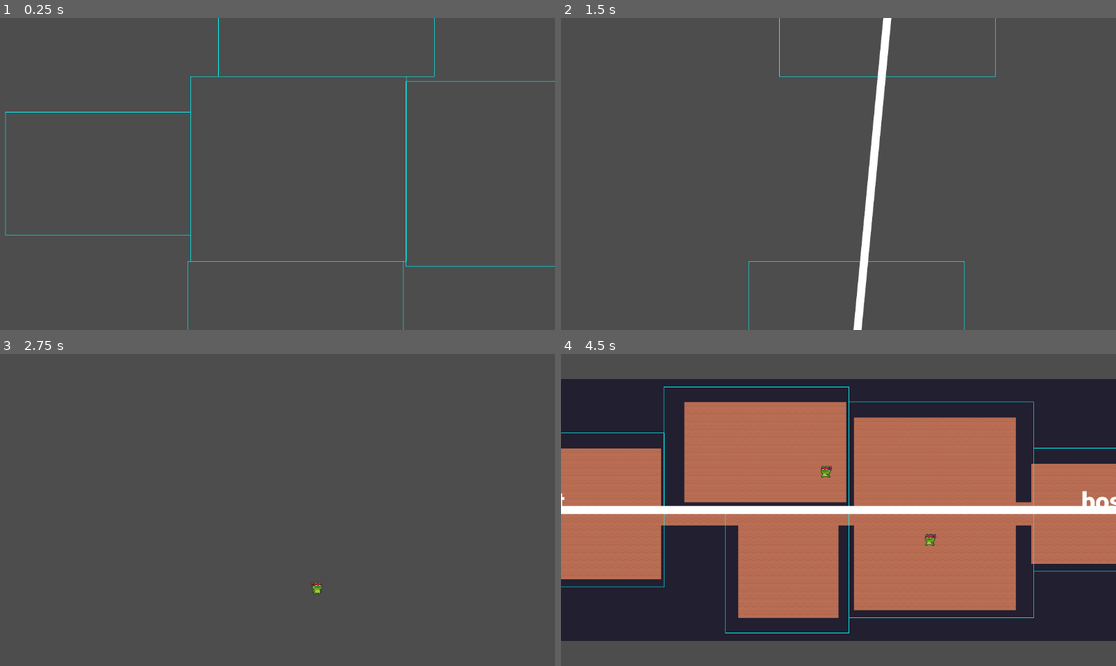
Above: before the commit, frames 1-4 (two rows, left to right).
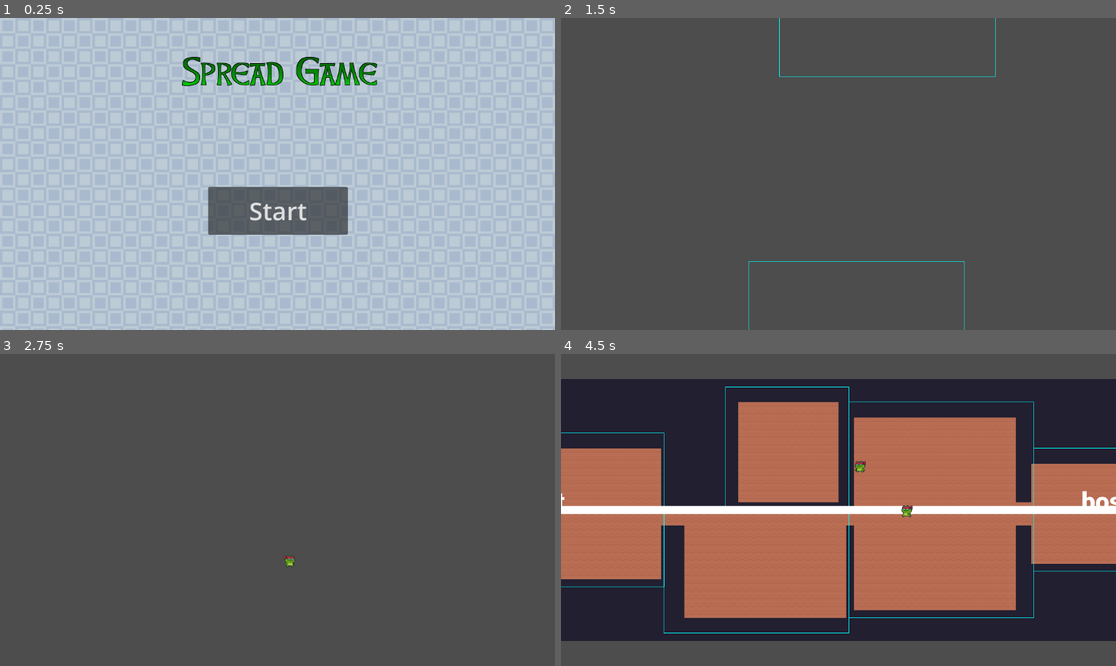
Above: after the commit, the same moments.

Repository: zamolnar/Spread-Game
Game: Godot game, scene res://scenesAndScripts/Title_screen.tscn
Same seed, same stepped clock (60 frames per second), same inputs: the game is played once before the commit and once after it. Before the commit the project starts from res://scenesAndScripts/Dungeon.tscn.
Inputs (mouse positions are in pixels of both pictures, inside the frame that each line leads up to):
- Up to frame 1 (0.25 s): no input
- Up to frame 2 (1.5 s): click (838, 211) at 0.5 s, where only the run after the commit has a clickable "Start"; hold D (Right) from 1.28 s (still down)
- Up to frame 3 (2.75 s): tap Space (ui_select) at 1.52, 2.27 s; tap Enter at 2 s; release D (Right) at 2.03 s; hold S (Down) from 2.03 s (still down)
- Up to frame 4 (4.5 s): release S (Down) at 2.78 s; hold D (Right) 2.78-3.53 s; hold W (Up) 3.53-4.28 s; tap Space (ui_select) at 3.77 s; hold A (Left) from 4.28 s (still down)

The runs differ from the first frame. In frame 1, 96% of the frame differs, in the area x 0-100%, y 0-100%; in frame 2, 1.6%; in frame 3, 0.1%; in frame 4, 7.5%.
Error in both runs: Invalid access to property or key 'position' on a base object of type 'Nil'. (res://scenesAndScripts/Dungeon.gd:231)

Commit message:
re-implemented title screen

Diff:
--- a/project.godot
+++ b/project.godot
@@ -11,7 +11,7 @@
 [application]
 
 config/name="SpreadGame"
-run/main_scene="res://scenesAndScripts/Dungeon.tscn"
+run/main_scene="res://scenesAndScripts/Title_screen.tscn"
 config/features=PackedStringArray("4.2", "Forward Plus")
 config/icon="res://icon.svg"
 
--- a/scenesAndScripts/Title_screen.gd
+++ b/scenesAndScripts/Title_screen.gd
@@ -12,4 +12,4 @@
 
 #function to call main scene from title screen
 func _on_button_pressed():
-	get_tree().change_scene_to_file("res://scenesAndScripts/main.tscn")
+	get_tree().change_scene_to_file("res://scenesAndScripts/Dungeon.tscn")
